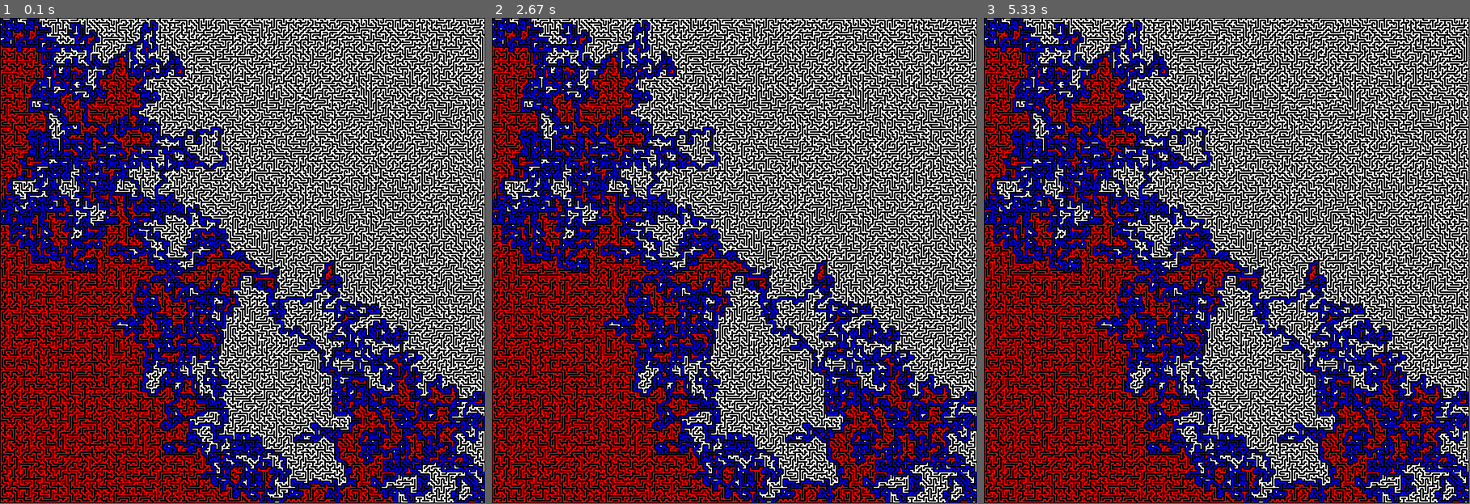
Above: before the commit, frames 1-3 (left to right).
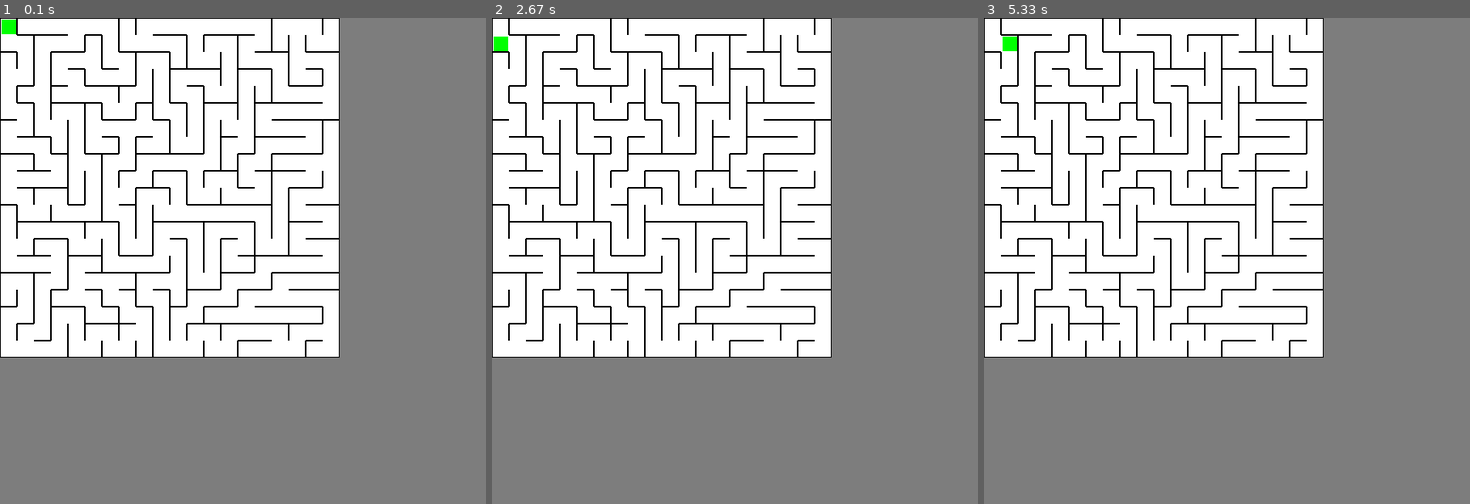
Above: after the commit, the same moments.

Repository: MartinRB45534/Escape
Game: pygame game, started from test_pygame.py
Same seed, same stepped clock (60 frames per second), same inputs: the game is played once before the commit and once after it.
Inputs:
- Up to frame 1 (0.1 s): no input
- Up to frame 2 (2.67 s): hold Right 0.33-0.8 s; hold Up 0.83-1.3 s; hold Left 1.83-2.37 s; hold Down from 2.4 s (still down)
- Up to frame 3 (5.33 s): release Down at 2.87 s; hold Up 3.33-3.7 s; hold Down 4.4-4.77 s; hold Right from 5.3 s (still down)

The runs differ from the first frame. In frame 1, 87% of the frame differs, in the area x 0-100%, y 0-100%; in frame 2, 87%; in frame 3, 87%.

Commit message:
Add files via upload

Diff:
--- a/Constantes.py
+++ b/Constantes.py
@@ -6,3 +6,8 @@
 
 MUR_VIDE=0
 MUR_PLEIN=1
+
+CASES_X = 20
+CASES_Y = 20
+LARGEUR_CASE = 20
+LARGEUR_MUR = 1
--- /dev/null
+++ b/Joueur.py
@@ -0,0 +1,64 @@
+import Labyrinthe
+import Constantes
+import pygame
+
+class Joueur:
+
+    #def __init__(self, niveau) -> None:
+    #    """Initialisation à chaque début de niveau"""
+    #
+    #    self.inventaire = niveau.donne_inventaire(difficulté)
+    #    self.position = niveau.donne_position(difficulté)
+
+    def __init__(self, position=(0,0)):
+        self.position = position
+
+
+    def va_vers_la_gauche(self, labyrinthe) -> bool:
+        """fonction qui déplace, si possible, le joueur vers la gauche"""
+
+        coordonnées = self.position
+        gauche = 3
+        mouvement, arrivée = labyrinthe.peut_passer(coordonnées, gauche)
+        if mouvement :
+            self.position = arrivée
+        return mouvement
+
+    def va_vers_la_droite(self, labyrinthe) -> bool:
+        """fonction qui déplace, si possible, le joueur vers la gauche"""
+
+        coordonnées = self.position
+        droite = 1
+        mouvement, arrivée = labyrinthe.peut_passer(coordonnées, droite)
+        if mouvement :
+            self.position = arrivée
+        return mouvement
+
+    def va_vers_le_haut(self, labyrinthe) -> bool:
+        """fonction qui déplace, si possible, le joueur vers la gauche"""
+
+        coordonnées = self.position
+
+        haut = 0
+        mouvement, arrivée = labyrinthe.peut_passer(coordonnées, haut)
+        if mouvement :
+            self.position = arrivée
+        return mouvement
+
+    def va_vers_le_bas(self, labyrinthe) -> bool:
+        """fonction qui déplace, si possible, le joueur vers la gauche"""
+
+        coordonnées = self.position
+        bas = 2
+        mouvement, arrivée = labyrinthe.peut_passer(coordonnées, bas)
+        if mouvement :
+            self.position = arrivée
+        return mouvement
+
+    def dépose_un_marqueur(self) -> bool:
+        """fonction qui pose un marqueur sur la case si possible"""
+
+        coordonnées = self.position
+
+    def dessine_toi(self,screen):
+        pygame.draw.rect(screen, pygame.Color(0,255,0), (self.position[0]*(Constantes.LARGEUR_CASE+Constantes.LARGEUR_MUR)+2*Constantes.LARGEUR_MUR,self.position[1]*(Constantes.LARGEUR_CASE+Constantes.LARGEUR_MUR)+2*Constantes.LARGEUR_MUR,Constantes.LARGEUR_CASE-2*Constantes.LARGEUR_MUR,Constantes.LARGEUR_CASE-2*Constantes.LARGEUR_MUR))
--- a/Labyrinthe.py
+++ b/Labyrinthe.py
@@ -1,5 +1,6 @@
 import Generateur
 import Cases
+import Constantes
 from Resolveur import *
 
 
@@ -17,8 +18,21 @@
         #génération en profondeur via l'objet generateur
         gene=Generateur.Generateur(self.matrice_cases,self.largeur,self.hauteur)
         self.matrice_cases=gene.generation()
-    def peut_passer(self):
-        pass
+    def peut_passer(self,coord,sens):
+        newcoord = coord
+        case = self.matrice_cases[coord[0]][coord[1]]
+        passe = True
+        if sens == GAUCHE and not case.mur_plein(GAUCHE):
+            newcoord = (coord[0]-1,coord[1])
+        elif sens == DROITE and not case.mur_plein(DROITE):
+            newcoord = (coord[0]+1,coord[1])
+        elif sens == BAS and not case.mur_plein(BAS):
+            newcoord = (coord[0],coord[1]+1)
+        elif sens == HAUT and not case.mur_plein(HAUT):
+            newcoord = (coord[0],coord[1]-1)
+        else :
+            passe = False
+        return passe, newcoord
 
     def dessine_toi(self,screen,joueur_x,joueur_y):
         for x in range(0,self.largeur):
--- a/test_pygame.py
+++ b/test_pygame.py
@@ -1,23 +1,40 @@
 import pygame
 import Labyrinthe
+import Joueur
+import Constantes
 
 pygame.init()
 
-lab=Labyrinthe.Labyrinthe(200,200,2,1)
+lab=Labyrinthe.Labyrinthe(Constantes.CASES_X,Constantes.CASES_Y,Constantes.LARGEUR_CASE,Constantes.LARGEUR_MUR)
 lab.generation()
-lab.resolution(199,199)
+#lab.resolution(Constantes.CASES_X-1,Constantes.CASES_Y-1)
 
 pygame.display.set_caption("test")
 screen = pygame.display.set_mode((601,601))
 screen.fill((125,125,125))
 run=True
 
+joueur=Joueur.Joueur()
+
 lab.dessine_toi(screen,0,0)
+joueur.dessine_toi(screen)
 while run:
     #si l'utilisateur décide de mettre fin au programme on sort de la boucle
+    move = False
     for event in pygame.event.get():
         if event.type==pygame.QUIT:
             run=False
+        if event.type==pygame.KEYDOWN and event.key==pygame.K_UP:
+            move = joueur.va_vers_le_haut(lab)
+        if event.type==pygame.KEYDOWN and event.key==pygame.K_DOWN:
+            move = joueur.va_vers_le_bas(lab)
+        if event.type==pygame.KEYDOWN and event.key==pygame.K_RIGHT:
+            move = joueur.va_vers_la_droite(lab)
+        if event.type==pygame.KEYDOWN and event.key==pygame.K_LEFT:
+            move = joueur.va_vers_la_gauche(lab)
+    if move:
+        lab.dessine_toi(screen,0,0)
+        joueur.dessine_toi(screen)
     pygame.display.update()
 pygame.quit()
 #zoli seeds
